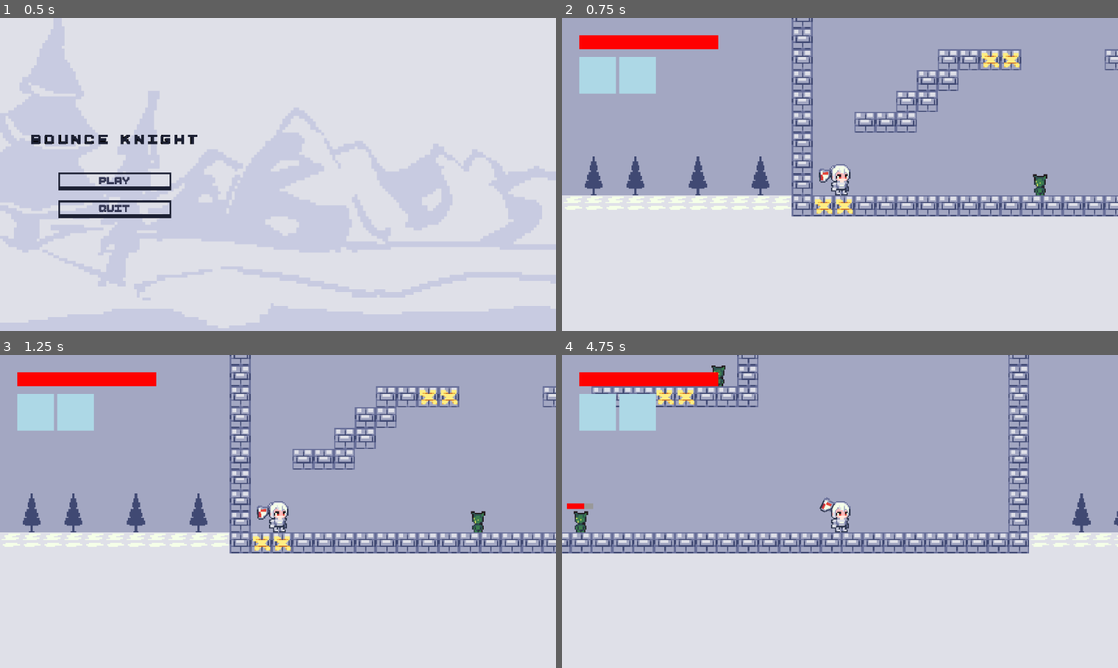
Above: before the commit, frames 1-4 (two rows, left to right).
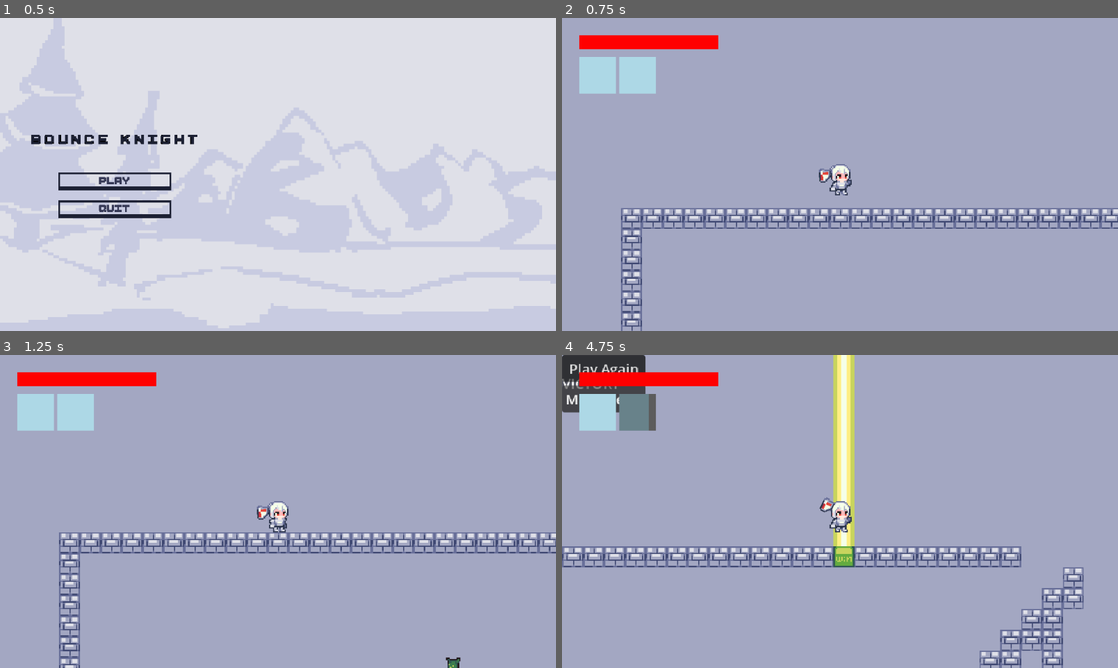
Above: after the commit, the same moments.

Repository: Cyberdemon-bot/Bounce-Knight
Game: Godot game, scene res://scenes/start_screen_classic.tscn
Two runs of this game, one before a commit and one after it. Both use one fixed random seed, a clock stepped at 60 frames per second and the inputs below. Sound files missing from this copy of the repository are replaced by a short silence.
Inputs (mouse positions are in pixels of both pictures, inside the frame that each line leads up to):
- Up to frame 1 (0.5 s): no input
- Up to frame 2 (0.75 s): click "PLAY" at 0.5 s
- Up to frame 3 (1.25 s): no input
- Up to frame 4 (4.75 s): tap Enter at 1.25 s; move the mouse to (962, 495) at 1.27 s; hold D (move_right) 1.28-2.78 s; tap Q at 1.35, 2.85 s; tap Space (jump) at 1.52, 2.27, 3.77 s; move the mouse to (728, 527) at 2.02 s; tap E at 2.1, 3.6 s; move the mouse to (895, 442) at 2.77 s; hold A (move_left) 2.78-3.53 s; move the mouse to (812, 574) at 3.52 s; hold D (move_right) 3.53-4.25 s; click (606, 398) at 4.25 s, where only the run after the commit has a clickable "Main Menu"

Frame 1 is identical in both runs. In frame 2, 45% of the frame differs, in the area x 0-100%, y 0-100%; in frame 3, 45%; in frame 4, 48%.

Commit message:
win

Diff:
--- a/scenes/main.tscn
+++ b/scenes/main.tscn
@@ -25,6 +25,8 @@
 physics_layer_0/collision_layer = 1
 sources/0 = SubResource("TileSetAtlasSource_1bvp3")
 
+[sub_resource type="RectangleShape2D" id="RectangleShape2D_ghfay"]
+
 [node name="Scene" type="Node2D" unique_id=1947273785]
 texture_filter = 1
 script = ExtResource("1_h2yge")
@@ -35,7 +37,7 @@
 tile_set = SubResource("TileSet_1vivr")
 
 [node name="Player" parent="." unique_id=1816567509 instance=ExtResource("2_0xm2m")]
-position = Vector2(37, -22)
+position = Vector2(168, -966)
 
 [node name="SpawnTimer" type="Timer" parent="." unique_id=900823372]
 autostart = true
@@ -88,4 +90,34 @@
 [node name="p15" type="Marker2D" parent="SpawnPoints" unique_id=213664219]
 position = Vector2(302, -838)
 
+[node name="GoalArea" type="Area2D" parent="." unique_id=1324636140]
+collision_layer = 0
+collision_mask = 2
+
+[node name="CollisionShape2D" type="CollisionShape2D" parent="GoalArea" unique_id=1723343920]
+position = Vector2(405, -940)
+shape = SubResource("RectangleShape2D_ghfay")
+
+[node name="WinLayer" type="CanvasLayer" parent="." unique_id=1861597342]
+visible = false
+
+[node name="PanelContainer" type="PanelContainer" parent="WinLayer" unique_id=1912373311]
+offset_right = 40.0
+offset_bottom = 40.0
+
+[node name="Label" type="Label" parent="WinLayer/PanelContainer" unique_id=1247602686]
+layout_mode = 2
+text = "VICTORY"
+
+[node name="VBoxContainer" type="VBoxContainer" parent="WinLayer/PanelContainer" unique_id=852159479]
+layout_mode = 2
+
+[node name="RestartButton" type="Button" parent="WinLayer/PanelContainer/VBoxContainer" unique_id=95501018]
+layout_mode = 2
+text = "Play Again"
+
+[node name="MenuButton" type="Button" parent="WinLayer/PanelContainer/VBoxContainer" unique_id=621101500]
+layout_mode = 2
+text = "Main Menu"
+
 [connection signal="timeout" from="SpawnTimer" to="." method="_on_spawn_timer_timeout"]
--- a/scripts/main.gd
+++ b/scripts/main.gd
@@ -1,11 +1,39 @@
 extends Node2D
 
 @export var enemy_scene: PackedScene
+@export_file("*.tscn") var start_screen_scene: String = "res://scenes/start_screen_basic.tscn"
 
 @onready var spawn_points: Array[Node] = $SpawnPoints.get_children()
+@onready var goal_area: Area2D = $GoalArea
+@onready var win_layer: CanvasLayer = $WinLayer
+@onready var restart_btn: Button = $WinLayer/PanelContainer/VBoxContainer/RestartButton
+@onready var menu_btn: Button = $WinLayer/PanelContainer/VBoxContainer/MenuButton
+
+var has_won: bool = false
 
 func _ready() -> void:
+	win_layer.visible = false
+	goal_area.body_entered.connect(_on_goal_entered)
+
+	restart_btn.pressed.connect(_on_restart_pressed)
+	menu_btn.pressed.connect(_on_menu_pressed)
+
 	spawn_all_markers()
+
+func _on_goal_entered(body: Node2D) -> void:
+	if has_won:
+		return
+	if body.name == "Player":
+		has_won = true
+		win_layer.visible = true
+		body.set_physics_process(false)
+
+func _on_restart_pressed() -> void:
+	get_tree().call_deferred("reload_current_scene")
+
+func _on_menu_pressed() -> void:
+	if start_screen_scene != "":
+		get_tree().change_scene_to_file(start_screen_scene)
 
 func spawn_all_markers() -> void:
 	if enemy_scene == null:
